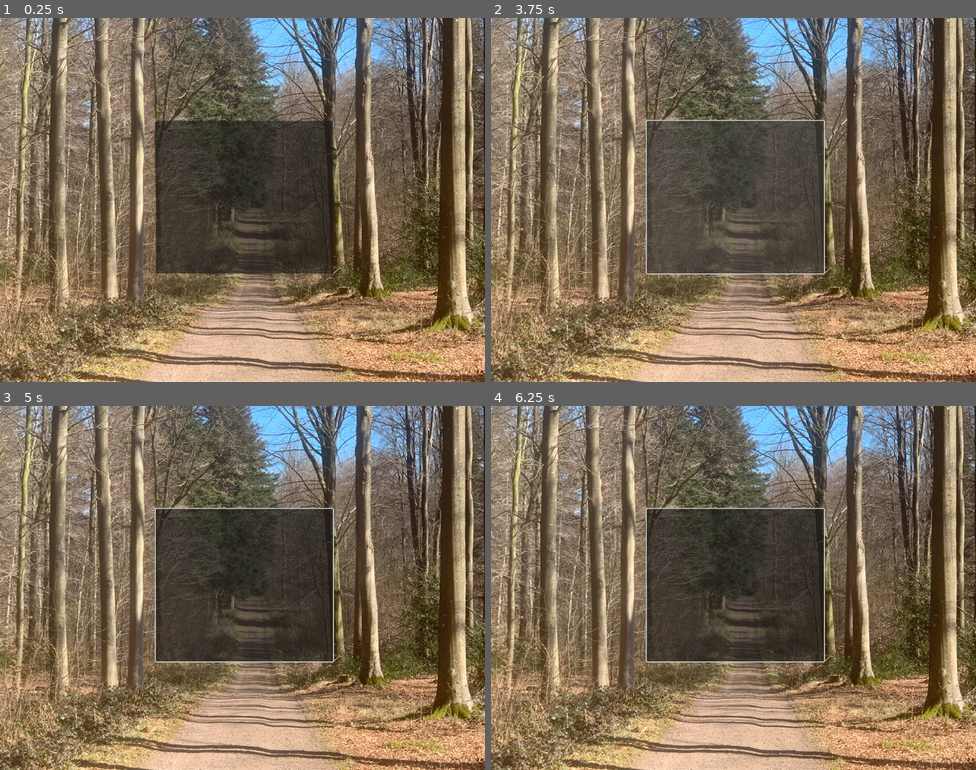
Above: before the commit, frames 1-4 (two rows, left to right).
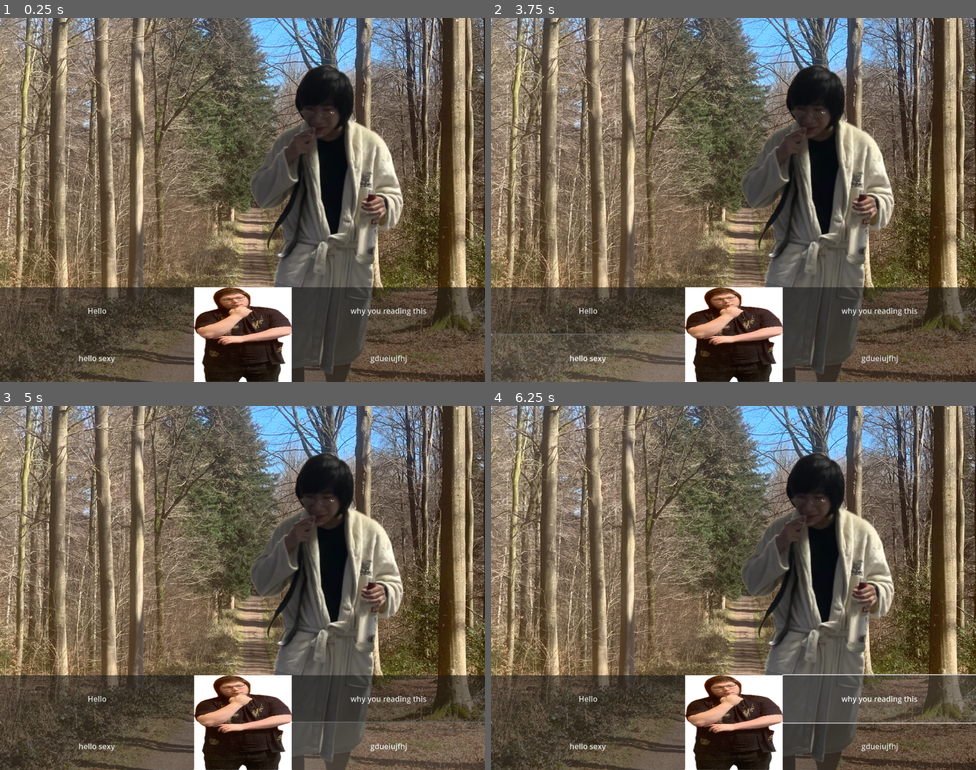
Above: after the commit, the same moments.

Repository: Pessimus-Studios/visual-novel-ddu
Game: Godot game, scene res://scene1test.tscn
Same seed, same stepped clock (60 frames per second), same inputs: the game is played once before the commit and once after it.
Inputs (mouse positions are in pixels of both pictures, inside the frame that each line leads up to; where the layout moved, square brackets give the same spot in the first picture):
- Up to frame 1 (0.25 s): no input
- Up to frame 2 (3.75 s): click (588, 356) [733, 196] at 0.5 s; click (879, 356) at 1.25 s, where only the run after the commit has a clickable "gdueiujfhj"; click (588, 309) at 2 s, where only the run after the commit has a clickable "Hello"; click (879, 309) at 2.75 s, where only the run after the commit has a clickable "why you reading this"; click (588, 356) [733, 196] at 3.5 s
- Up to frame 3 (5 s): click (388, 744) at 4.25 s, where only the run after the commit has a clickable "gdueiujfhj"
- Up to frame 4 (6.25 s): click (588, 697) at 5 s, where only the run after the commit has a clickable "Hello"; click (879, 697) at 5.75 s, where only the run after the commit has a clickable "why you reading this"

The runs differ from the first frame. In frame 1, 45% of the frame differs, in the area x 0-100%, y 12-100%; in frame 2, 42%; in frame 3, 45%; in frame 4, 45%.

Commit message:
Wide Magnus (Audio implimentation)

Diff:
--- /dev/null
+++ b/test1/Themes/buttontest.tres
@@ -0,0 +1,3 @@
+[gd_resource type="Theme" format=3 uid="uid://dwc0jr2clqqjp"]
+
+[resource]
--- a/test1/project.godot
+++ b/test1/project.godot
@@ -13,7 +13,7 @@
 config/name="test1"
 run/main_scene="res://scene1test.tscn"
 config/features=PackedStringArray("4.3", "Mobile")
-config/icon="res://icon.svg"
+config/icon="res://images/icon.svg"
 
 [display]
 
@@ -23,5 +23,4 @@
 
 [rendering]
 
-renderer/rendering_method="mobile"
 textures/vram_compression/import_etc2_astc=true
--- a/test1/scene1test.tscn
+++ b/test1/scene1test.tscn
@@ -1,6 +1,10 @@
-[gd_scene load_steps=2 format=3 uid="uid://cvyx5ykbxa1uw"]
+[gd_scene load_steps=6 format=3 uid="uid://cvyx5ykbxa1uw"]
 
-[ext_resource type="Texture2D" uid="uid://i7ql1o51j754" path="res://testimage1.png" id="1_0iqsx"]
+[ext_resource type="Texture2D" uid="uid://i7ql1o51j754" path="res://images/wallpaper/testimage1.png" id="1_0iqsx"]
+[ext_resource type="Texture2D" uid="uid://dulqeh7ydj08y" path="res://images/characters/test2.png" id="2_2ksep"]
+[ext_resource type="Texture2D" uid="uid://u1wlw6jpg4br" path="res://images/characters/image0.jpg" id="2_x721o"]
+[ext_resource type="Script" path="res://scripts/hello.gd" id="3_wkfsa"]
+[ext_resource type="AudioStream" uid="uid://faw6bgrfbufy" path="res://my-movie-6_0RlWMvM.mp3" id="5_3ht6i"]
 
 [node name="Node2D" type="Node2D"]
 
@@ -9,8 +13,57 @@
 offset_bottom = 40.0
 texture = ExtResource("1_0iqsx")
 
+[node name="Test2" type="Sprite2D" parent="."]
+position = Vector2(691, 419)
+scale = Vector2(0.885, 0.872665)
+texture = ExtResource("2_2ksep")
+
 [node name="Button" type="Button" parent="."]
-offset_left = 329.0
-offset_top = 217.0
-offset_right = 703.0
-offset_bottom = 539.0
+offset_top = 668.0
+offset_right = 410.0
+offset_bottom = 768.0
+text = "hello sexy
+"
+script = ExtResource("3_wkfsa")
+
+[node name="Button3" type="Button" parent="."]
+offset_left = 616.0
+offset_top = 668.0
+offset_right = 1026.0
+offset_bottom = 768.0
+text = "gdueiujfhj"
+
+[node name="Button2" type="Button" parent="."]
+offset_top = 568.0
+offset_right = 410.0
+offset_bottom = 668.0
+text = "Hello
+"
+script = ExtResource("3_wkfsa")
+
+[node name="Button4" type="Button" parent="."]
+offset_left = 616.0
+offset_top = 568.0
+offset_right = 1026.0
+offset_bottom = 668.0
+text = "why you reading this
+"
+
+[node name="TextureRect2" type="TextureRect" parent="."]
+offset_left = 410.0
+offset_top = 568.0
+offset_right = 616.0
+offset_bottom = 768.0
+texture = ExtResource("2_x721o")
+expand_mode = 1
+
+[node name="TextureRect3" type="TextureRect" parent="."]
+visible = false
+offset_top = 568.0
+offset_right = 1026.0
+offset_bottom = 766.0
+
+[node name="AudioStreamPlayer2D" type="AudioStreamPlayer2D" parent="."]
+stream = ExtResource("5_3ht6i")
+
+[connection signal="button_down" from="Button" to="Button" method="_on_button_down"]
--- /dev/null
+++ b/test1/scripts/hello.gd
@@ -0,0 +1,8 @@
+extends Node
+pass
+
+func _on_button_down() -> void:
+	if $"../AudioStreamPlayer2D".playing:
+		$"../AudioStreamPlayer2D".stop()
+	else:
+		$"../AudioStreamPlayer2D".play()
Not shown, removed: test1/GameTest/gametest.apple-touch-icon.png.import
Not shown, removed: test1/GameTest/gametest.icon.png.import
Not shown, removed: test1/GameTest/gametest.png.import
Not shown, changed: test1/export_presets.cfg
Renamed: test1/GameTest/gametest.apple-touch-icon.png -> test1/gametest/gametest222.apple-touch-icon.png
Not shown, added: test1/gametest/gametest222.apple-touch-icon.png.import
Renamed: test1/GameTest/gametest.icon.png -> test1/gametest/gametest222.icon.png
Not shown, added: test1/gametest/gametest222.icon.png.import
Renamed: test1/GameTest/gametest.png -> test1/gametest/gametest222.png
Not shown, added: test1/gametest/gametest222.png.import
Not shown, removed: test1/icon.svg.import
Binary file added: test1/images/characters/image0.jpg
(and 21 more such lines)
